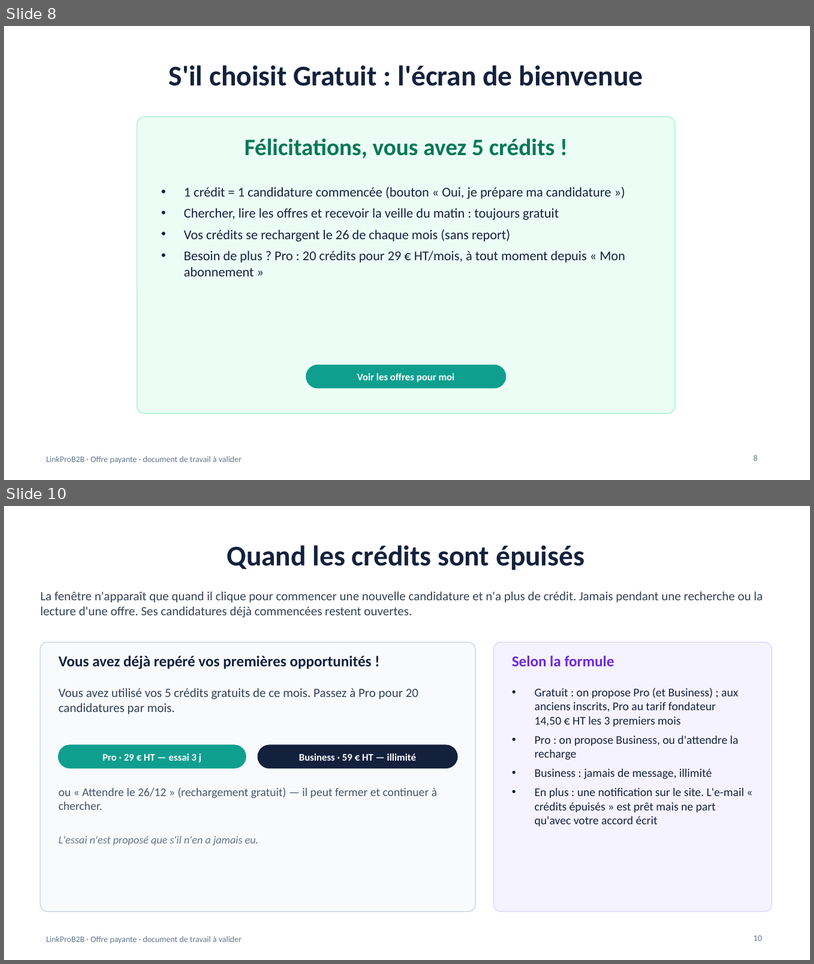
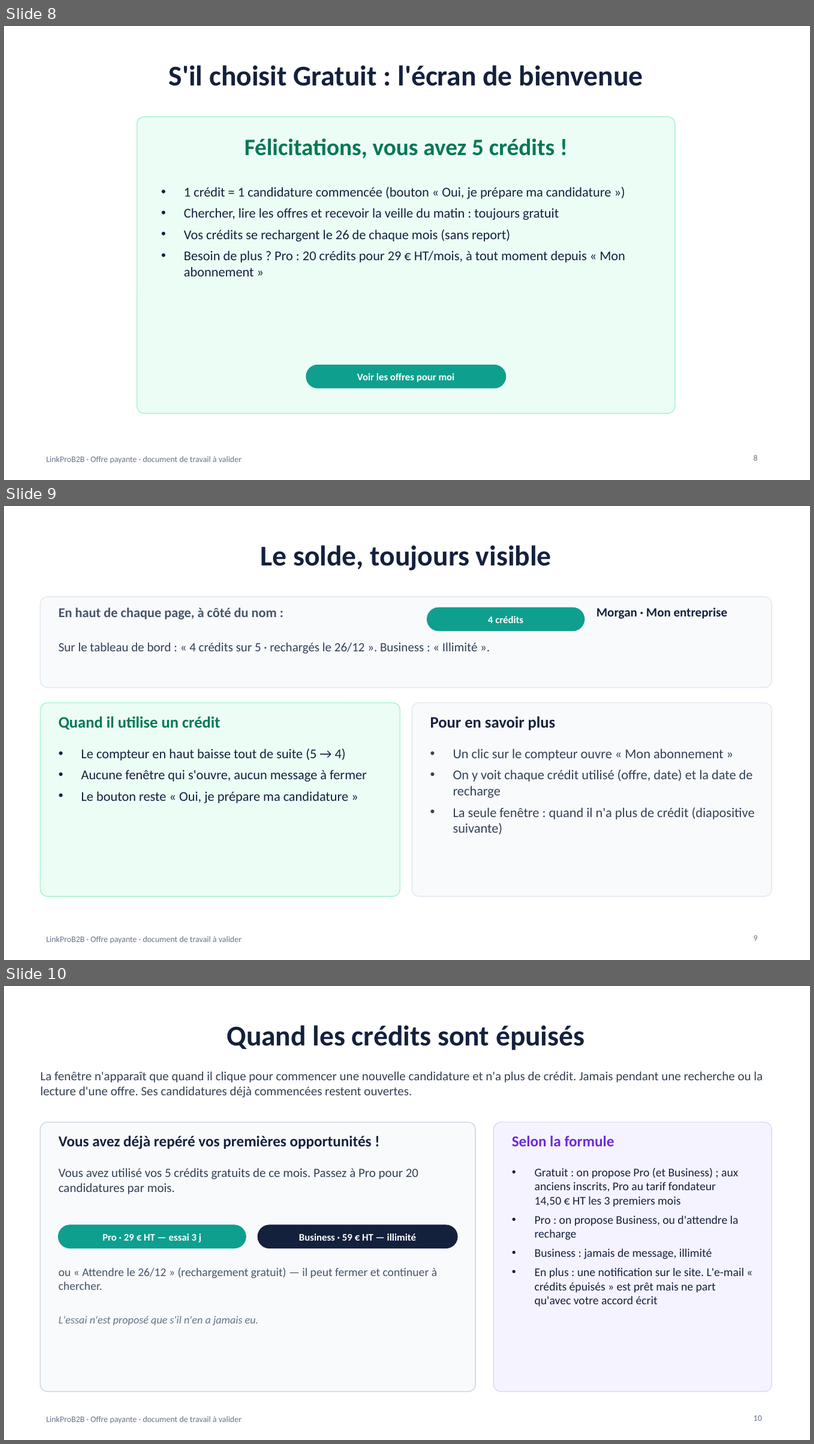
Before and after one commit to NAGAGNON/agora-b2b-plateform, a slide deck: docs/offre-payante-lancement.pptx. Shown one above the other, each under a label of ours: slides 8 and 10 before the commit, slides 8, 9 and 10 after it; the slides between them are not shown. The pictures are 814x964 and 814x1444 pixels, drawn with LibreOffice and Linux fonts; fonts in the diff are those of the drawing. Boxes give left, top, right and bottom in pixels: in the first picture for what was removed or moved away, otherwise in the second. Text is boxed around its words. In the diff, an @@ line names an element or a change of style, - is before the commit and + after.

```diff
--- a/docs/offre-payante-lancement.pptx
+++ b/docs/offre-payante-lancement.pptx
@@ slide 9 added at <box>4,506,810,960</box>, background #FFFFFF; not listed: 1 template element that a slide beside it also shows @@
@@ title added at <box>260,545,552,570</box>, 34 pt, text #14213D, bold @@
+Le solde, toujours visible
@@ rounded rectangle added at <box>40,597,772,687</box>, fill #F8FAFC, outline #E2E8F0 1 pt @@
@@ text added at <box>59,607,277,619</box>, 16 pt, text #475569, bold @@
+En haut de chaque page, à côté du nom :
@@ rounded rectangle added at <box>428,607,585,631</box>, fill #0F9F8F, outline #0F9F8F 1 pt @@
@@ text added at <box>597,607,728,619</box>, 15 pt, text #14213D, bold @@
+Morgan · Mon entreprise
@@ text added at <box>488,616,524,623</box>, 12 pt, text #FFFFFF, bold @@
+4 crédits
@@ text added at <box>59,642,478,654</box>, 15 pt, text #334155 @@
+Sur le tableau de bord : « 4 crédits sur 5 · rechargés le 26/12 ». Business : « Illimité ».
@@ rounded rectangle added at <box>40,703,400,896</box>, fill #ECFDF5, outline #A7F3D0 1 pt @@
@@ rounded rectangle added at <box>413,703,772,896</box>, fill #F8FAFC, outline #E2E8F0 1 pt @@
@@ text added at <box>59,716,221,730</box>, 19 pt, text #047857, bold @@
+Quand il utilise un crédit
@@ text added at <box>431,716,556,730</box>, 19 pt, text #14213D, bold @@
+Pour en savoir plus
@@ text added at <box>81,748,367,803</box>, 16 pt, text #14213D @@
+• Le compteur en haut baisse tout de suite (5 → 4)
+• Aucune fenêtre qui s'ouvre, aucun message à fermer
+• Le bouton reste « Oui, je prépare ma candidature »
@@ text added at <box>453,748,755,834</box>, 16 pt, text #334155 @@
+• Un clic sur le compteur ouvre « Mon abonnement »
+• On y voit chaque crédit utilisé (offre, date) et la date de recharge
+• La seule fenêtre : quand il n'a plus de crédit (diapositive suivante)
@@ page number added at <box>754,935,758,940</box>, 10 pt, text #64748B @@
+9
```
Also in this commit, not shown: 2 slides changed, 1 slide removed, 1 other file.
